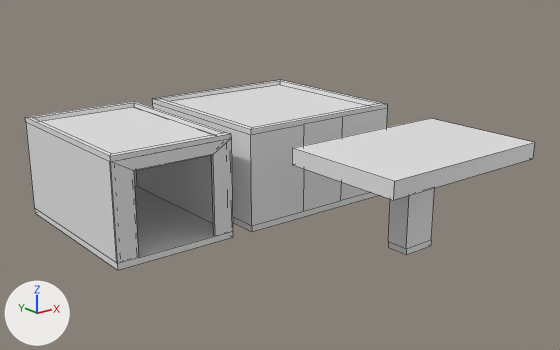
What one commit did to the Blender file Assets/Models/gas station.blend.
The view is the same before and after, from a 50 mm lens placed at (-16.79, -21.68, 8.94), pointed at (-2.04, -3.23, 1.57). The lights are fixed; the arrows at lower left show +X, +Y and +Z. Mesh edges are drawn as thin lines.

Objects in the first picture: 'Fuel Station', 'Garage', 'Gas Station'.
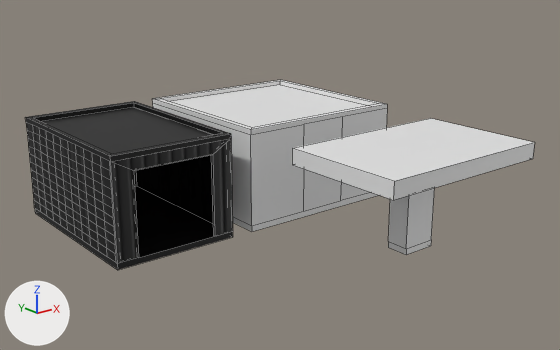
What differs and where, as boxes (x1, y1, x2, y2) in the pictures (560 x 350 px):
'Garage', surface changed, reshaped (grey to black): (25, 101, 233, 270) in both
part 1 of me_cube_001, built on: (25, 117, 118, 270) in both
part 2 of me_cube_001, surface changed (grey to black): (26, 101, 233, 270) in both

Edits to the bpy script that builds the scene:
```text
Add img_concrete:
    img_concrete = load_image('Concrete', '../Textures/Gas Station/Concrete.png', 1024, 1024, 'sRGB')
Add img_brickwall:
    img_brickwall = load_image('BrickWall', '../Textures/Gas Station/BrickWall.png', 1024, 1024, 'sRGB')
Add img_sidingnormaledited_jpg:
    img_sidingnormaledited_jpg = load_image('sidingNormaledited.jpg', '../sidingNormaledited.jpg', 480, 480, 'Non-Color')
Change mat_garagewall:
    add n2 = _N.new('ShaderNodeTexImage'); n2.name = 'Image Texture'
    add n2.image = img_brickwall
    add n3 = _N.new('ShaderNodeTexImage'); n3.name = 'Image Texture.001'
    add n3.image = img_sidingnormaledited_jpg
    add n4 = _N.new('ShaderNodeNormalMap'); n4.name = 'Normal Map'
    where n0 = _N.new('ShaderNodeBsdfPrincipled'); n0.name = 'Principled BSDF'
    add _L.new(n2.outputs[0], n0.inputs[0])  # 'Color' to 'Base Color'
    add _L.new(n3.outputs[0], n4.inputs[1])  # 'Color' to 'Color'
    add _L.new(n4.outputs[0], n0.inputs[5])  # 'Normal' to 'Normal'
Change mat_garagetop_bottom:
    remove mat_garagetop_bottom.base_color = (0.8, 0.8, 0.8)  # white #e7e7e7
    add mat_garagetop_bottom.texture = img_concrete
Change me_cube_001:
    used by ob_garage; location = (-5.74, 0.0, 1.5); scale = (2.0, 3.0, 1.5)
    remove me_cube_001.from_pydata(...)  # 44 vertices, 37 faces; spans x -1.0..1.0, y -1.0..1.0, z -1.13..1.1
    add me_cube_001.from_pydata(...)  # 184 vertices, 157 faces; spans x -1.0..1.0, y -1.0..1.0, z -1.13..1.1
    me_cube_001 part 1
    5 faces are deleted
    36 vertices are added at x -1.0, y -0.98..1.0, z -1.0..0.64
    36 new vertices lie (0.0, 0.0, 0.18) away from vertices in x -1.0, y -0.98..1.0, z -1.0..0.64
    32 new vertices lie (0.0, 0.0, 0.18) away from vertices in x -1.0, y -0.98..1.0, z -0.82..0.82
    12 new vertices lie (0.0, 0.0, -0.19) away from vertices in x -1.0, y -0.98..1.0, z 0.64
    12 new vertices lie (0.0, 0.0, -0.18) away from vertices in x -1.0, y -0.98..1.0, z 0.45
    12 new vertices lie (0.0, 0.0, -0.18) away from vertices in x -1.0, y -0.98..1.0, z 0.27
    123 new faces join them, mat_garagewall
    2 new faces join them, mat_garagetop_bottom (picture img_concrete)
    me_cube_001 part 2: 32 kept faces spanning x -1.0..1.0, y -1.0..1.0, z -1.13..1.1 get new texture (UV) coordinates
```
